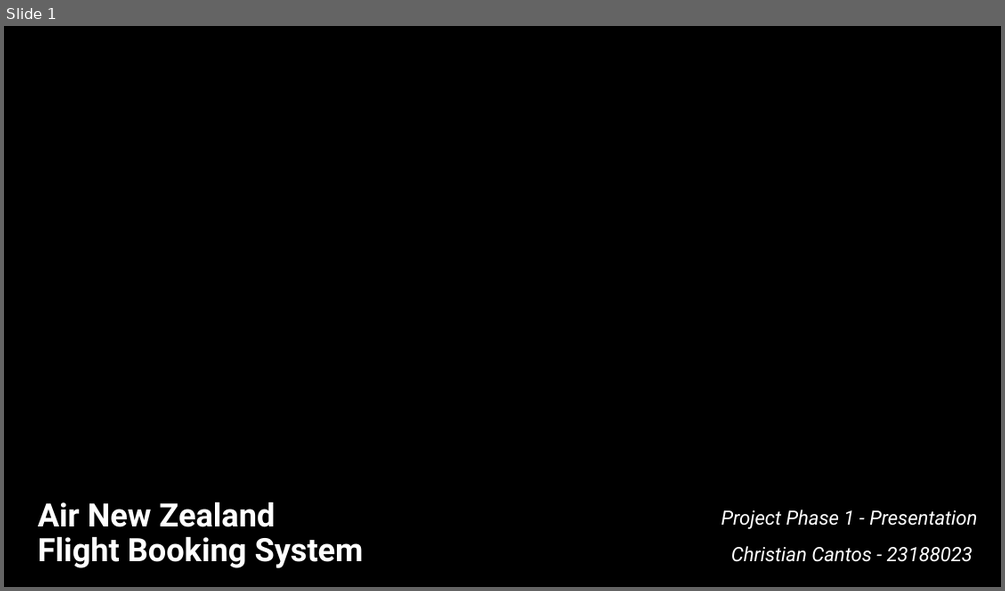
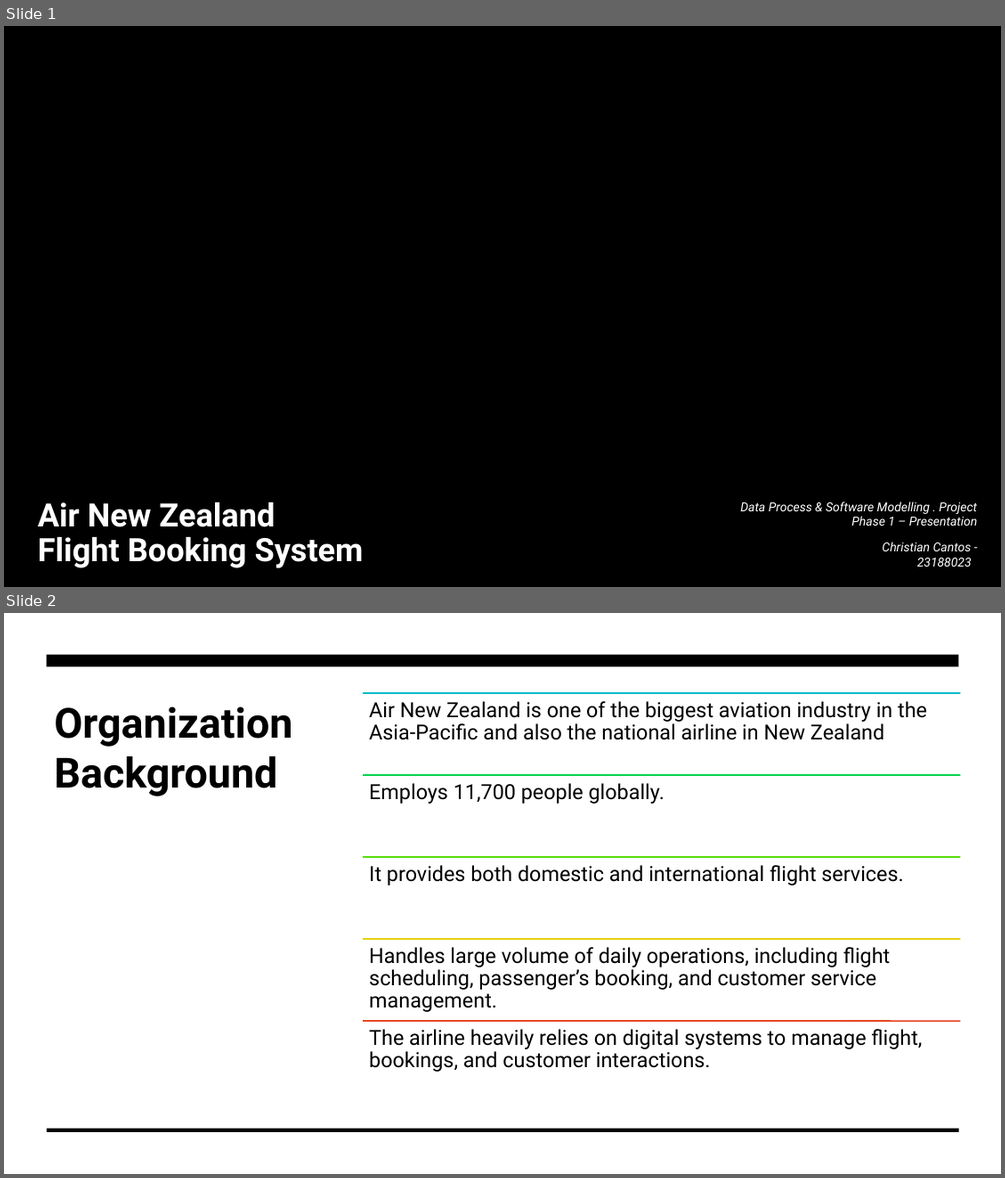
Before and after one commit to Ianieee36/ENSE706_Project, a slide deck: FBS_Presentation.pptx. Shown one above the other, each under a label of ours: slide 1 before the commit, slides 1 and 2 after it. The pictures are 1005x591 and 1005x1178 pixels, drawn with LibreOffice and Linux fonts; fonts in the diff are those of the drawing; background and template pictures are left out. Boxes give left, top, right and bottom in pixels: in the first picture for what was removed or moved away, otherwise in the second. Text is boxed around its words. In the diff, an @@ line names an element or a change of style, - is before the commit and + after.

```diff
--- a/FBS_Presentation.pptx
+++ b/FBS_Presentation.pptx
@@ slide 2 added at [4, 613, 1001, 1174], background #FFFFFF @@
@@ rectangle added at [4, 613, 1001, 1174], fill #FFFFFF @@
@@ rectangle added at [47, 655, 959, 666], fill #000000 @@
@@ title added at [54, 706, 292, 796], 40 pt, text #000000, bold @@
+Organization Background
@@ group added at [363, 693, 961, 1071]: 5 lines, 5 texts @@
+Air New Zealand is one of the biggest aviation industry in the Asia-Pacific and also the national airline in New Zealand
+Employs 11,700 people globally.
+It provides both domestic and international flight services.
+Handles large volume of daily operations, including flight scheduling, passenger’s booking, and customer service management.
+The airline heavily relies on digital systems to manage flight, bookings, and customer interactions.
@@ rectangle added at [47, 1128, 959, 1132], fill #000000 @@
@@ slide 1 changed as well @@
@@ subtitle at [740, 501, 978, 525]: text changed; size 19 to 12 pt @@
-Project Phase 1 - Presentation
+Data Process & Software Modelling . Project Phase 1 – Presentation
@@ subtitle at [882, 541, 971, 566]: size 19 to 12 pt in "Christian Cantos - 23188023"; line spacing 1.1 to 1 @@
```
Also in this commit, not shown: 3 other slides changed, 4 other slides added, 3 slides removed, 1 other file.
